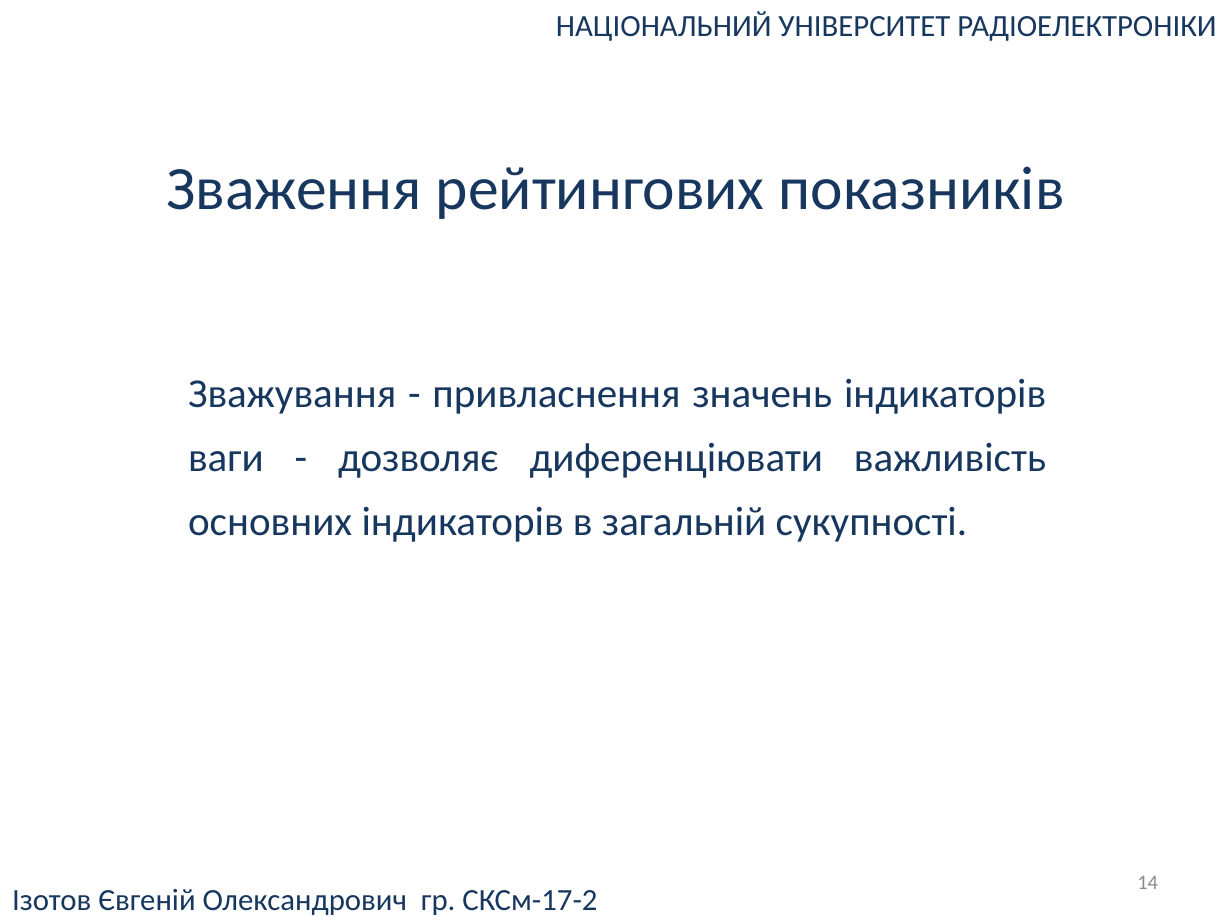
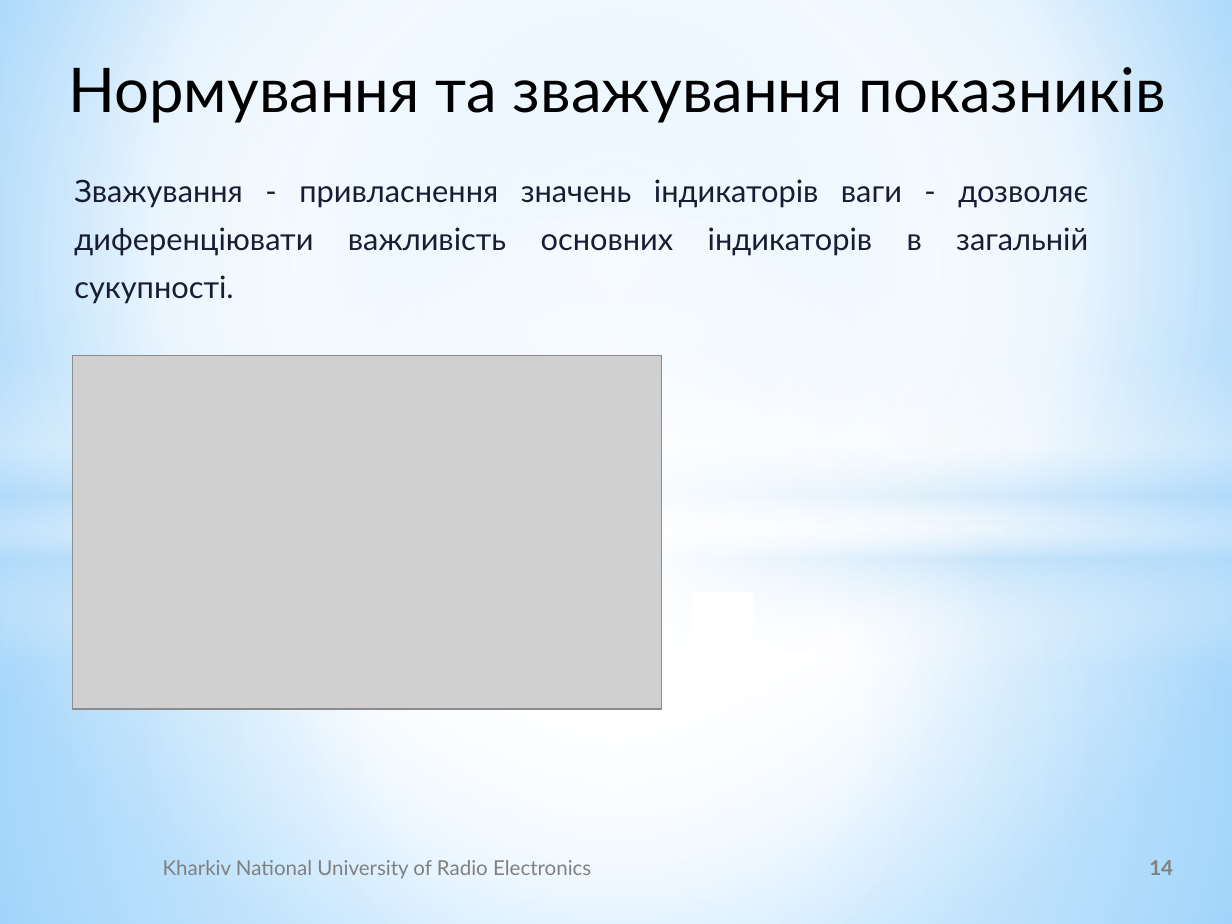
Before and after one commit to UdgineIzotov/diplom-doc, a slide deck: slide 14 of root/Презентация.pptx. Drawn at 1232x924 pixels with LibreOffice and Linux fonts; fonts in the diff are those of the drawing; grey boxes stand for pictures; background and template pictures are left out. Boxes give left, top, right and bottom in pixels: in the first picture for what was removed or moved away, otherwise in the second. Text is boxed around its words. In the diff, an @@ line names an element or a change of style, - is before the commit and + after.

```diff
--- a/root/Презентация.pptx
+++ b/root/Презентация.pptx
@@ background #FFFFFF to gradient #9ED5FF to #FFFFFF to #5BB9FF @@
@@ rectangle added at [0, 0, 1232, 521], fill gradient #FFFFFF to #B4DCFA @@
@@ text removed at [556, 11, 1216, 41] @@
-НАЦІОНАЛЬНИЙ УНІВЕРСИТЕТ РАДІОЕЛЕКТРОНІКИ
@@ text added at [68, 67, 1166, 123], 36 pt, text #000000 @@
+Нормування та зважування показників
@@ text "Зважування - привласнення значень індикаторів ...": place and size @@
-text "Зважування - привласнення значень індикаторів ..." at [188, 378, 1046, 542]
+text "Зважування - привласнення значень індикаторів ..." at [74, 179, 1088, 304]
@@ text "Зважування - привласнення значень індикаторів ..." at [74, 179, 1088, 304]: size 24 to 18 pt, font Calibri to Lato, text colour #17375E to #191D34 @@
@@ text removed at [167, 166, 1065, 219] @@
-Зваження рейтингових показників
@@ ellipse added at [0, 216, 1232, 903], fill gradient #FFFFFF @@
@@ rectangle added at [0, 357, 1232, 665], fill gradient #FFFFFF to #B4DCFA @@
@@ picture added at [73, 355, 662, 708] @@
@@ rectangle added at [0, 521, 1232, 924], fill gradient #FFFFFF to #B4DCFA @@
@@ text added at [163, 860, 591, 879], 12 pt, text #808080 @@
+Kharkiv National University of Radio Electronics
@@ page number: place and size @@
-page number at [1137, 876, 1158, 889]
+page number at [1149, 860, 1173, 875]
@@ page number at [1149, 860, 1173, 875]: font Calibri to Lato, text colour #8C8C8C to #808080, bold on; alignment right to centre @@
@@ text removed at [12, 889, 597, 915] @@
-Ізотов Євгеній Олександрович гр. СКСм-17-2
```
Also in this commit, not shown: 11 other slides changed, 5 slides added, 5 slides removed, 10 other files.
